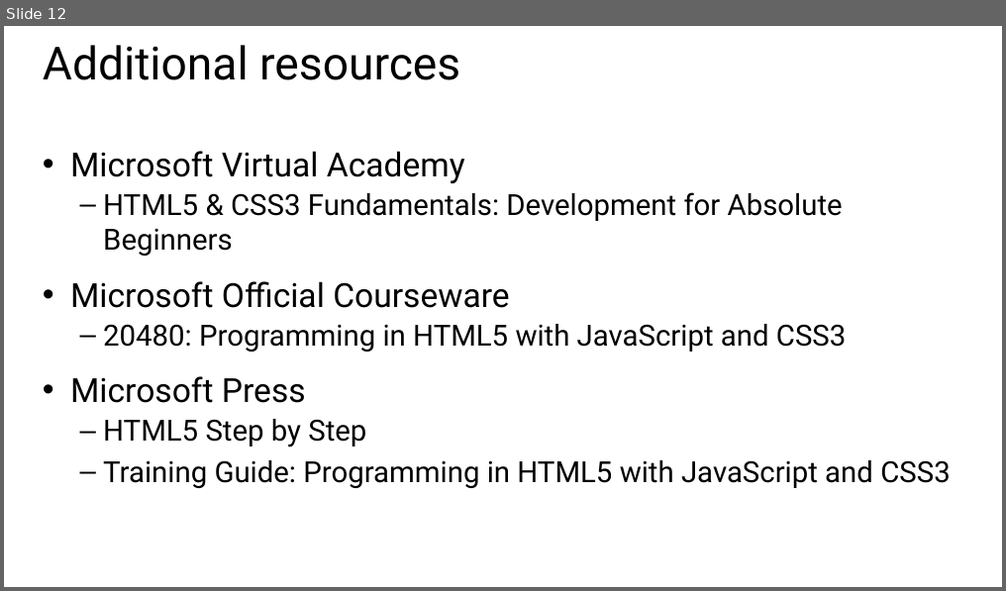
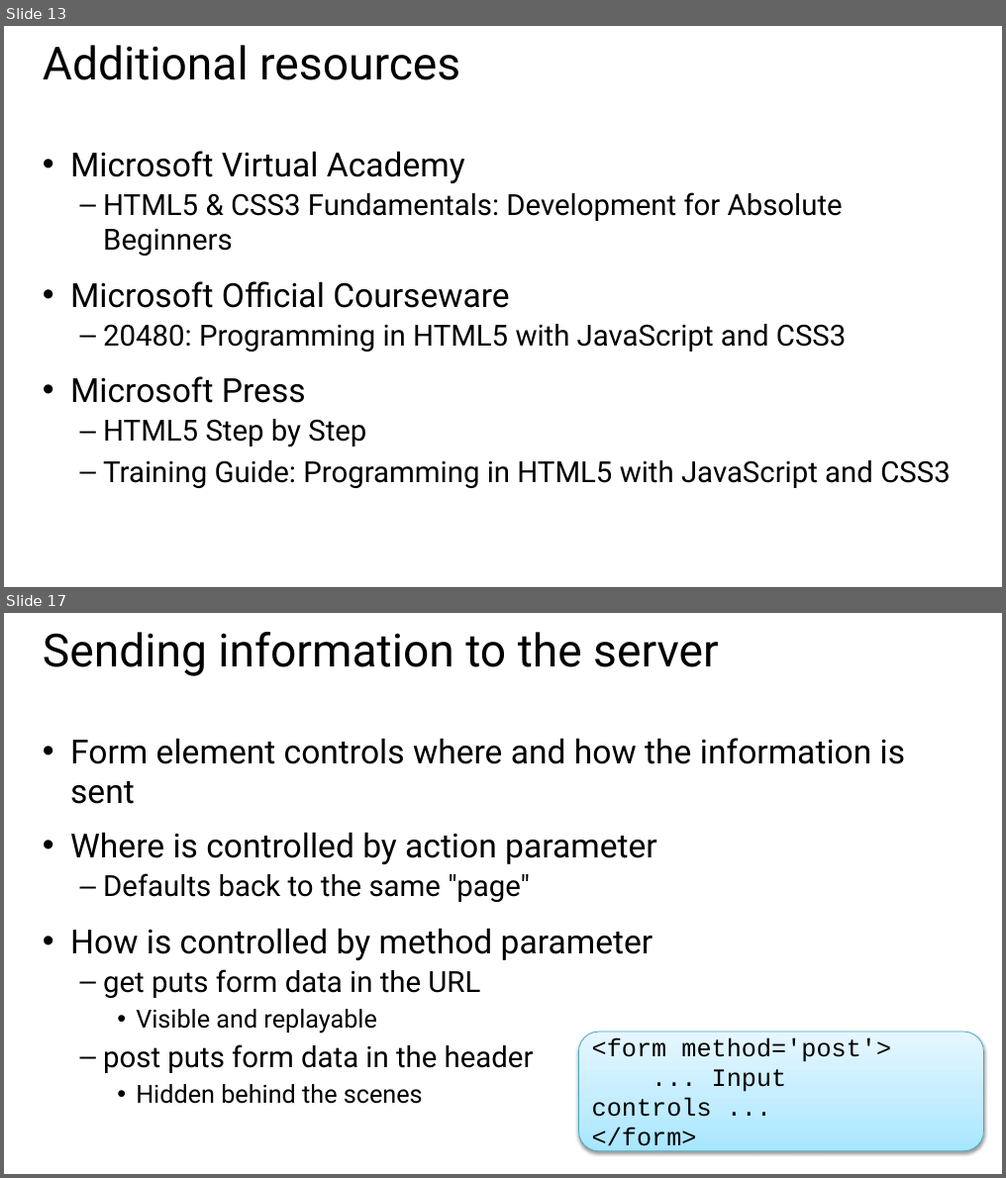
Before and after one commit to GeekTrainer/Flask, a slide deck: Slides/Module 3 - Creating an interface.pptx. Shown one above the other, each under a label of ours: slide 12 before the commit, slides 13 and 17 after it; the slides between them are not shown. The pictures are 1006x591 and 1006x1178 pixels, drawn with LibreOffice and Linux fonts; fonts in the diff are those of the drawing. Boxes give left, top, right and bottom in pixels: in the first picture for what was removed or moved away, otherwise in the second. Text is boxed around its words. In the diff, an @@ line names an element or a change of style, - is before the commit and + after.

```diff
--- a/Slides/Module 3 - Creating an interface.pptx
+++ b/Slides/Module 3 - Creating an interface.pptx
@@ slide 17 added at <box>4,613,1002,1174</box>, background #FFFFFF @@
@@ title added at <box>43,632,719,676</box>, 44 pt, text #000000 @@
+Sending information to the server
@@ text added at <box>70,738,906,1104</box>, 32 pt, text #000000 @@
+• Form element controls where and how the information is sent
+• Where is controlled by action parameter
+  – Defaults back to the same "page"
+• How is controlled by method parameter
+  – get puts form data in the URL
+    • Visible and replayable
+  – post puts form data in the header
+    • Hidden behind the scenes
@@ rounded rectangle added at <box>579,1032,984,1152</box>, fill gradient #A7E6FF to #C1EDFF to #E7F8FF, outline #46AAC5 0.75 pt, 24 pt, text #000000 @@
+<form method='post'>
+... Input controls ...
+</form>
@@ what was slide 12 is now slide 13 @@
```
Also in this commit, not shown: 1 slide changed, 14 other slides added, 3 other files.
